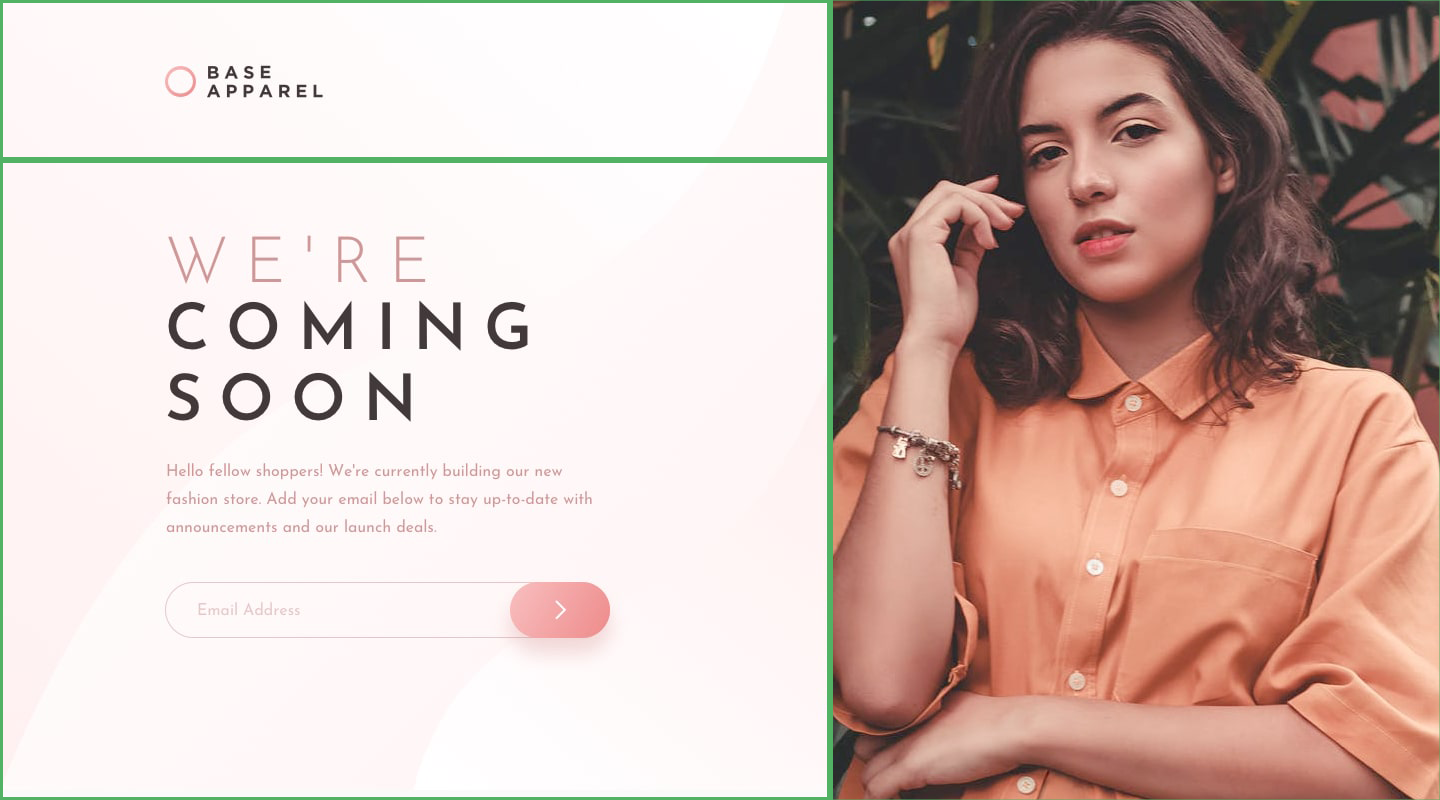
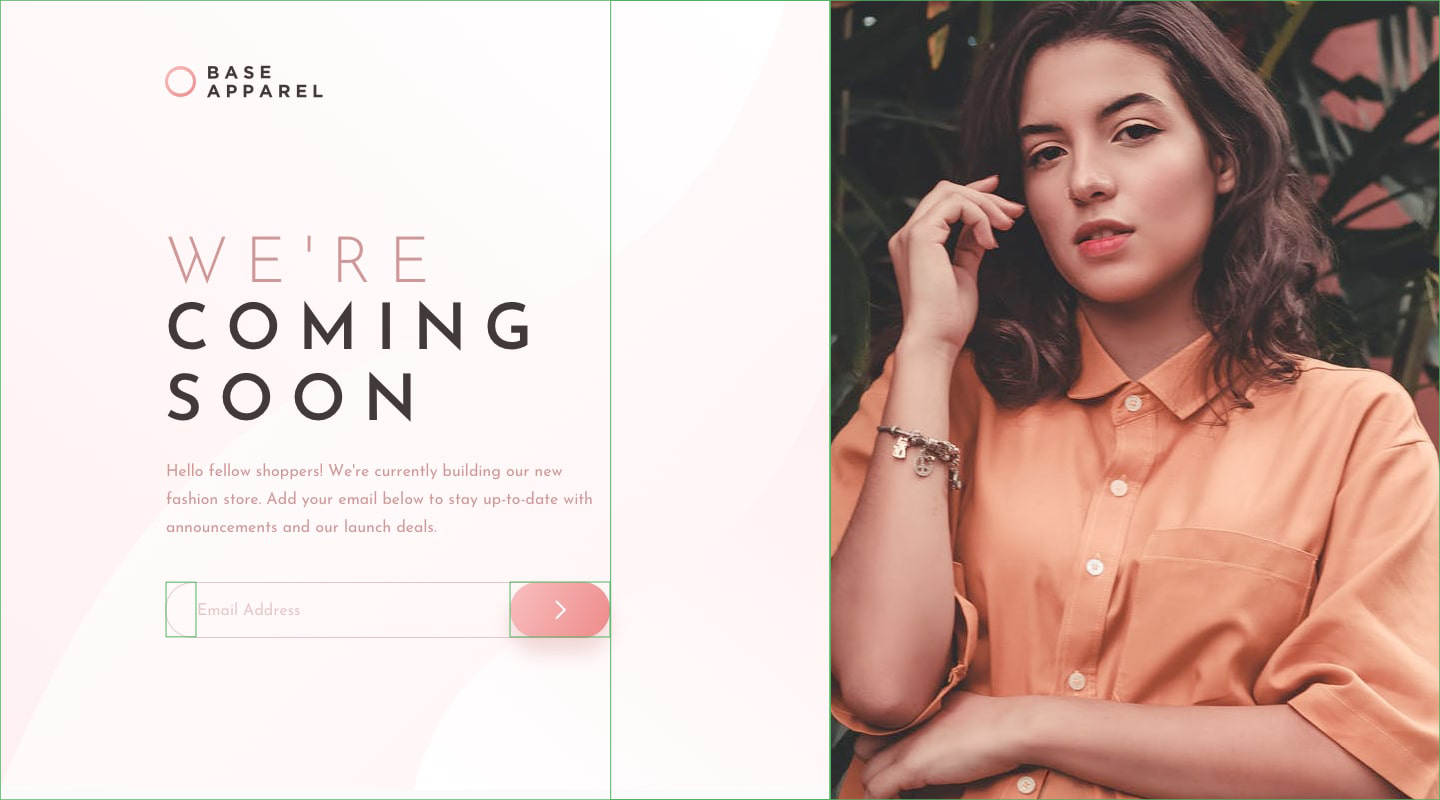
Comparing the layer stacks of the two w=1440, h=800 images. Changes:
added layer "Rectangle 5" (2nd of 3) above "Rectangle 5" over (610, 0, 831, 800)
added layer "Rectangle 5" (3rd of 3) above "Rectangle 3" over (165, 581, 197, 638)
hid "Rectangle 3" (1st of 2) over (0, 157, 833, 800)
hid "Rectangle 3" (2nd of 2) over (0, 0, 833, 163)
added layer "Rectangle 4" in group "Parts" over (509, 581, 611, 638)
showed "General" over (0, 0, 1440, 800)
